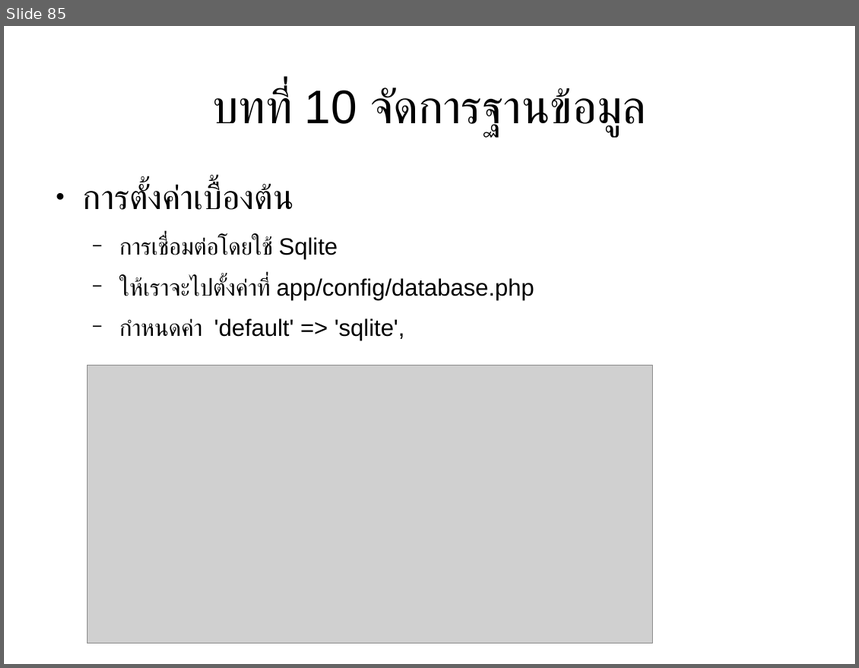
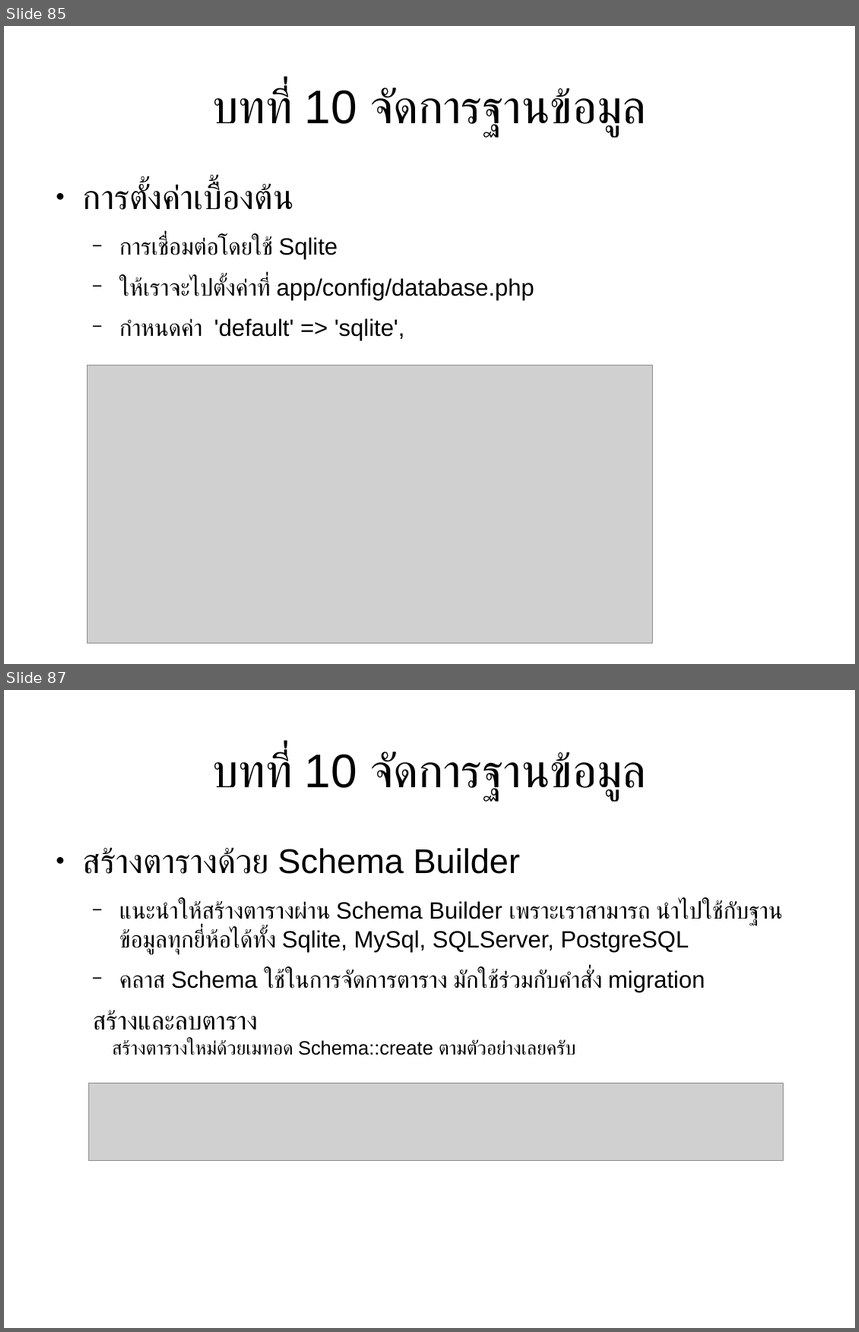
Before and after one commit to expstudio/Laravel-Course-Material, a slide deck: slide course.odp. Shown one above the other, each under a label of ours: slide 85 before the commit, slides 85 and 87 after it; the slides between them are not shown. The pictures are 859x668 and 859x1332 pixels, drawn with LibreOffice and Linux fonts; fonts in the diff are those of the drawing; grey boxes stand for pictures. Boxes give left, top, right and bottom in pixels: in the first picture for what was removed or moved away, otherwise in the second. Text is boxed around its words. In the diff, an @@ line names an element or a change of style, - is before the commit and + after.

```diff
--- a/slide course.odp
+++ b/slide course.odp
@@ slide 87 added at (4, 690, 855, 1328), background #FFFFFF @@
@@ title added at (212, 751, 646, 801), 44 pt, text #000000 @@
+บทที่ 10 จัดการฐานข้อมูล
@@ text added at (83, 847, 782, 992), 22 pt, text #000000 @@
+● สร้างตารางด้วย Schema Builder
+  − แนะนำให้สร้างตารางผ่าน Schema Builder เพราะเราสามารถ นำไปใช้กับฐานข้อมูลทุกยี่ห้อได้ทั้ง Sqlite, MySql, SQLServer, PostgreSQL
+  − คลาส Schema ใช้ในการจัดการตาราง มักใช้ร่วมกับคำสั่ง migration
@@ text added at (93, 1010, 258, 1030), 24 pt, text #000000 @@
+สร้างและลบตาราง
@@ text added at (112, 1040, 576, 1056), 18 pt, text #000000 @@
+สร้างตารางใหม่ด้วยเมทอด Schema::create ตามตัวอย่างเลยครับ
@@ picture added at (89, 1083, 784, 1161) @@
```
Also in this commit, not shown: 10 slides changed.
